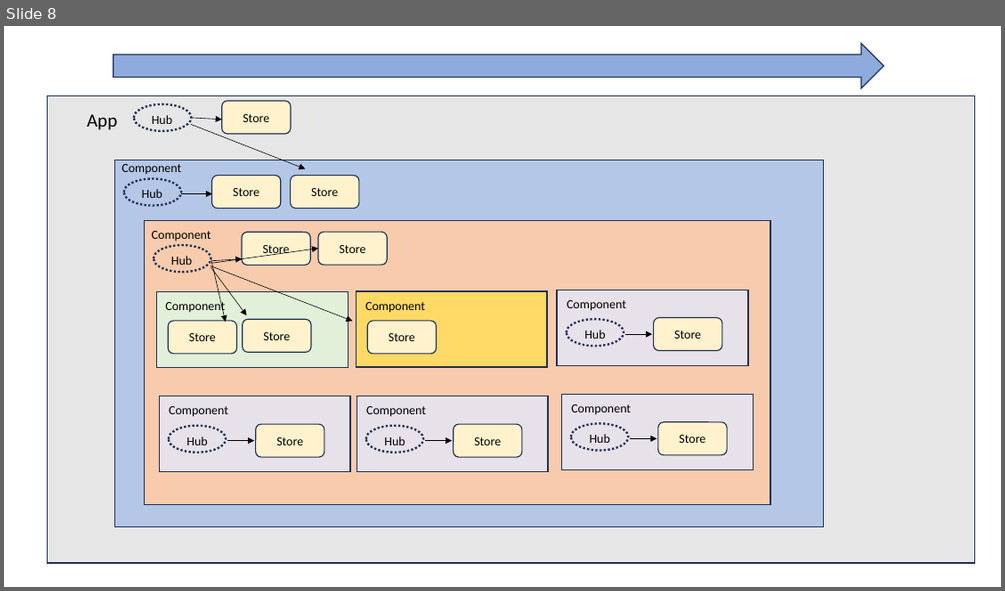
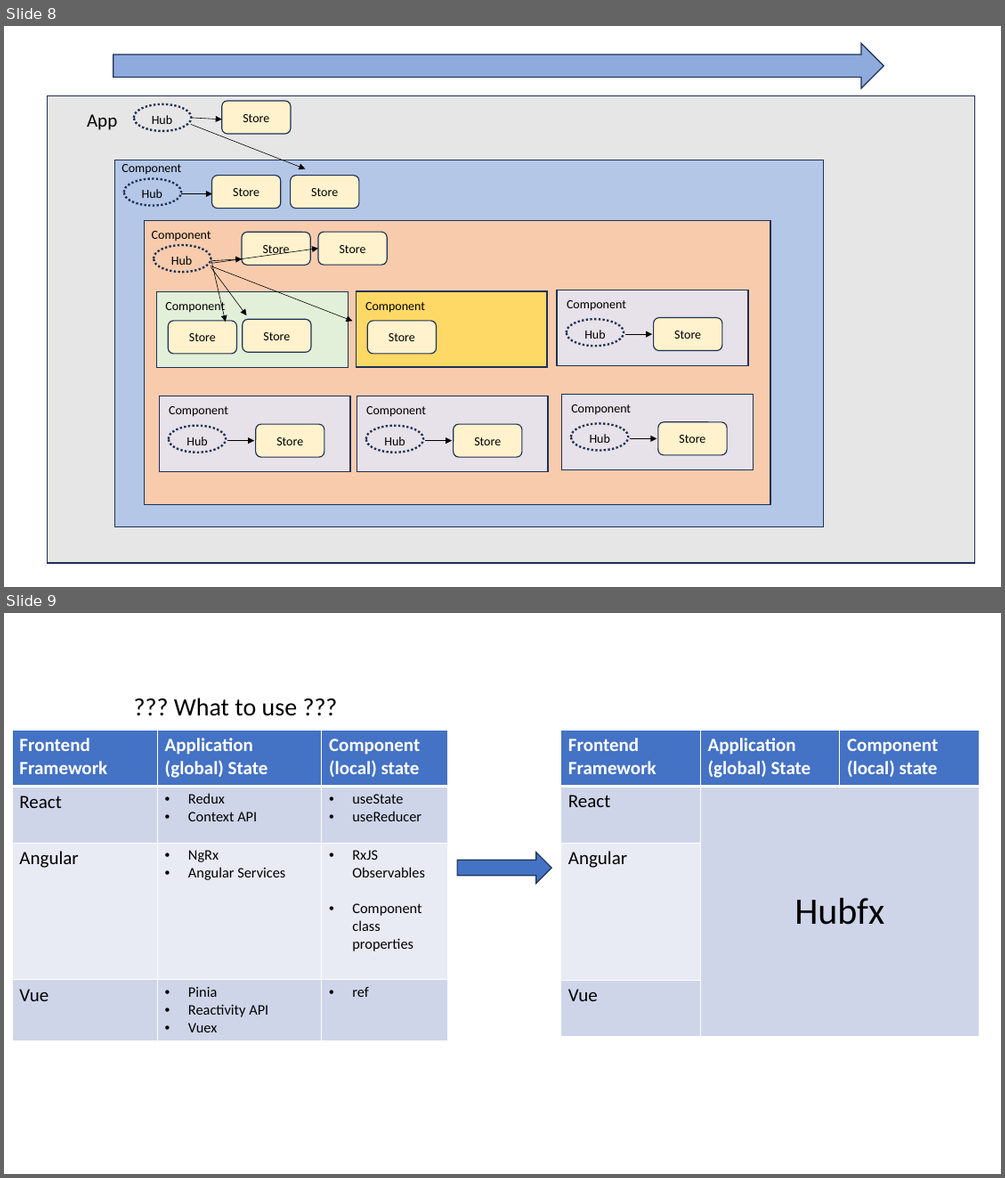
Before and after one commit to reactables/reactables, a slide deck: documentation/Hubfx Presentation.pptx. Shown one above the other, each under a label of ours: slide 8 before the commit, slides 8 and 9 after it. The pictures are 1005x591 and 1005x1178 pixels, drawn with LibreOffice and Linux fonts; fonts in the diff are those of the drawing. Boxes give left, top, right and bottom in pixels: in the first picture for what was removed or moved away, otherwise in the second. Text is boxed around its words. In the diff, an @@ line names an element or a change of style, - is before the commit and + after.

```diff
--- a/documentation/Hubfx Presentation.pptx
+++ b/documentation/Hubfx Presentation.pptx
@@ slide 9 added at box(4, 613, 1001, 1174), background #FFFFFF @@
@@ text added at box(174, 698, 298, 716), 24 pt, text #000000 @@
+??? What to use ???
@@ table added at box(12, 730, 448, 1040), 4 rows, 3 columns @@
+Frontend Framework | Application (global) State | Component (local) state
+React | Redux / Context API | useState / useReducer
+Angular | NgRx / Angular Services | RxJS Observables / Component class properties
+Vue | Pinia / Reactivity API / Vuex | ref
@@ table added at box(561, 730, 979, 1037), 4 rows, 3 columns @@
+Frontend Framework | Application (global) State | Component (local) state
+React | Hubfx | 
+Angular |  | 
+Vue |  | 
@@ right arrow added at box(457, 852, 551, 884), fill #4472C4, outline #1E3256 1 pt @@
```
Also in this commit, not shown: 3 other files.
